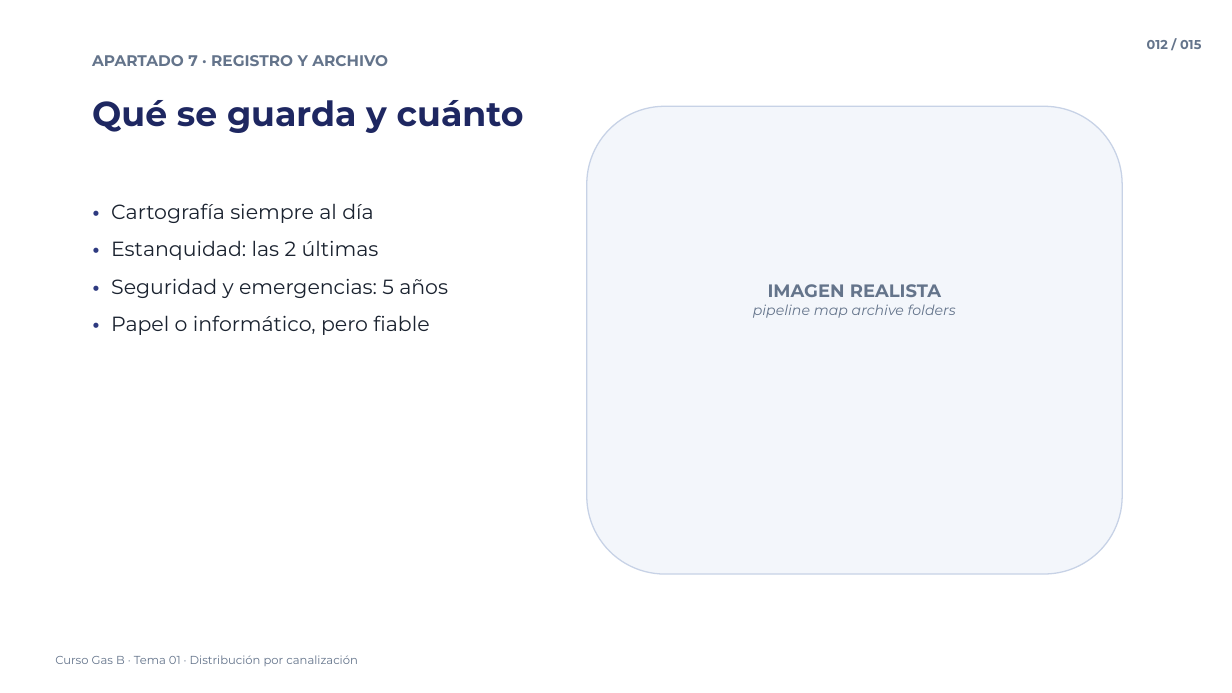
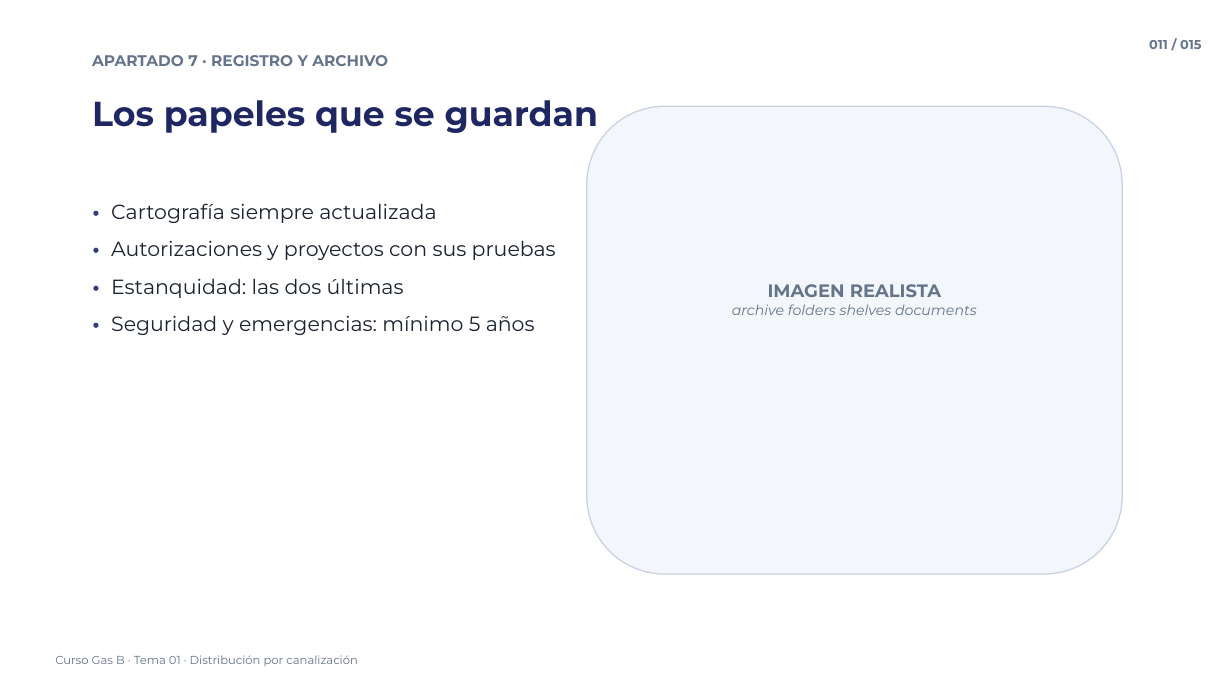
Before and after one commit to noahcuadrado-cmd/averias-frigorificas, a slide deck: slide 11 of Curso Gas B/01 - ITC-ICG 01 - Distribucion por canalizacion/01 - ITC-ICG 01 - Distribucion por canalizacion - Vídeo 2.pptx (slide 12 before the commit). Drawn at 1232x693 pixels with LibreOffice and Linux fonts; fonts in the diff are those of the drawing. Boxes give left, top, right and bottom in pixels: in the first picture for what was removed or moved away, otherwise in the second. Text is boxed around its words. In the diff, an @@ line names an element or a change of style, - is before the commit and + after.

```diff
--- a/Curso Gas B/01 - ITC-ICG 01 - Distribucion por canalizacion/01 - ITC-ICG 01 - Distribucion por canalizacion - Vídeo 2.pptx
+++ b/Curso Gas B/01 - ITC-ICG 01 - Distribucion por canalizacion/01 - ITC-ICG 01 - Distribucion por canalizacion - Vídeo 2.pptx
@@ text at [1149, 40, 1201, 49]: text changed @@
-012 / 015
+011 / 015
@@ text at [92, 100, 598, 133]: text changed @@
-Qué se guarda y cuánto
+Los papeles que se guardan
@@ text at [111, 203, 556, 335]: text changed @@
-• Cartografía siempre al día
-• Estanquidad: las 2 últimas
-• Seguridad y emergencias: 5 años
-• Papel o informático, pero fiable
+• Cartografía siempre actualizada
+• Autorizaciones y proyectos con sus pruebas
+• Estanquidad: las dos últimas
+• Seguridad y emergencias: mínimo 5 años
@@ text at [732, 304, 977, 315]: text changed @@
-pipeline map archive folders
+archive folders shelves documents
```
Also in this commit, not shown: 12 other slides changed, 1 slide added, 1 slide removed, 12 other files.
